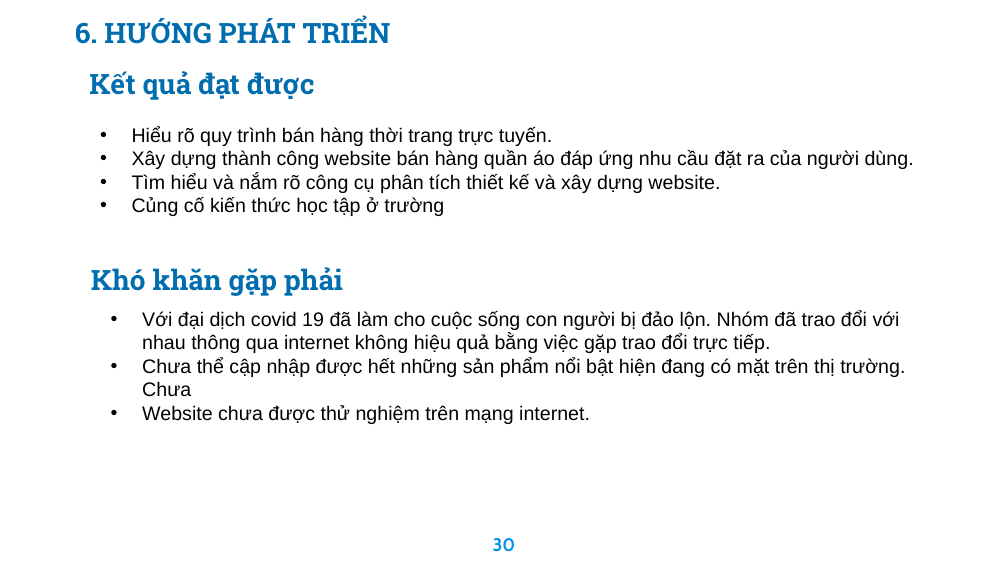
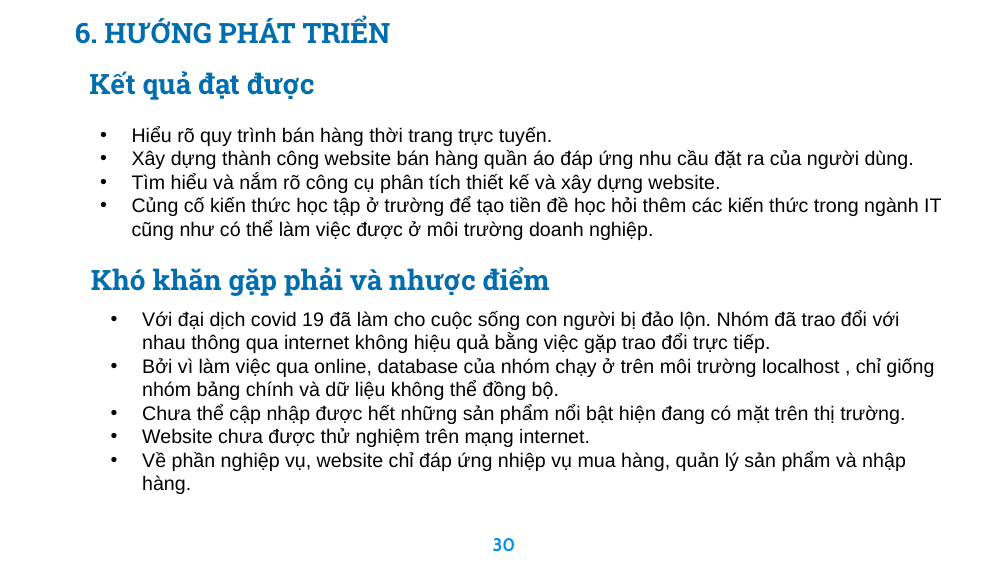
Before and after one commit to haitran2000/Ecommerce-Fashion-Website, a slide deck: slide 30 of Do An Tot Nghiep.pptx. Drawn at 1008x567 pixels with LibreOffice and Linux fonts; fonts in the diff are those of the drawing; background and template pictures are left out. Boxes give left, top, right and bottom in pixels: in the first picture for what was removed or moved away, otherwise in the second. Text is boxed around its words. In the diff, an @@ line names an element or a change of style, - is before the commit and + after.

```diff
--- a/Do An Tot Nghiep.pptx
+++ b/Do An Tot Nghiep.pptx
@@ text at (x1=132, y1=197, x2=941, y2=240): text changed @@
-• Củng cố kiến thức học tập ở trường
+• Củng cố kiến thức học tập ở trường để tạo tiền đề học hỏi thêm các kiến thức trong ngành IT cũng như có thể làm việc được ở môi trường doanh nghiệp.
@@ text at (x1=91, y1=267, x2=550, y2=296): text changed @@
-Khó khăn gặp phải
+Khó khăn gặp phải và nhược điểm
@@ text at (x1=142, y1=358, x2=934, y2=424): text changed @@
-• Chưa thể cập nhập được hết những sản phẩm nổi bật hiện đang có mặt trên thị trường. Chưa
+• Bởi vì làm việc qua online, database của nhóm chạy ở trên môi trường localhost , chỉ giống nhóm bảng chính và dữ liệu không thể đồng bộ.
+• Chưa thể cập nhập được hết những sản phẩm nổi bật hiện đang có mặt trên thị trường.
@@ text at (x1=142, y1=452, x2=906, y2=494): paragraph added @@
+• Về phần nghiệp vụ, website chỉ đáp ứng nhiệp vụ mua hàng, quản lý sản phẩm và nhập hàng.
```
Also in this commit, not shown: 9 other slides changed, 3 slides added, 2 slides removed, 11 other files.
